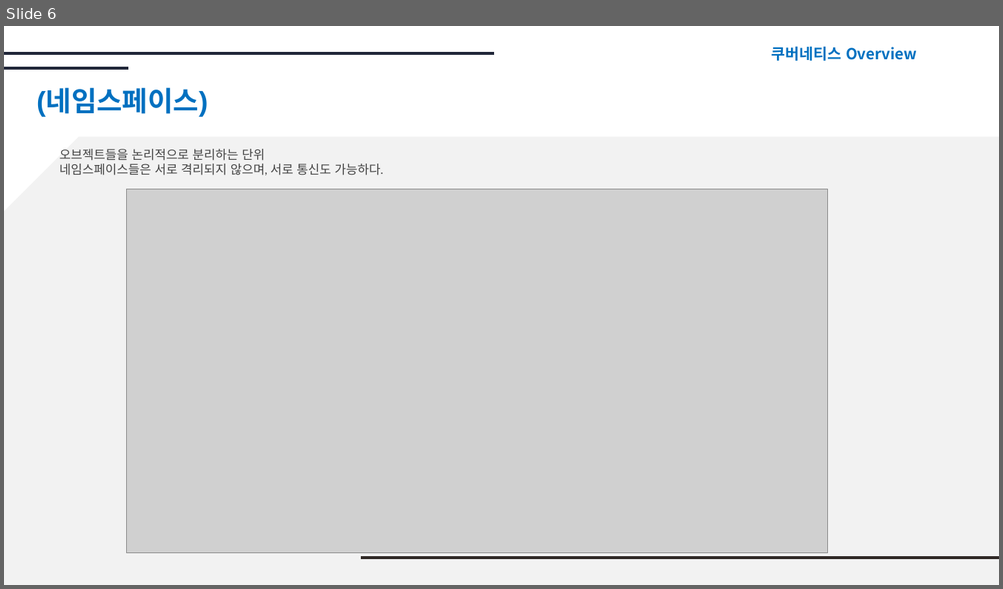
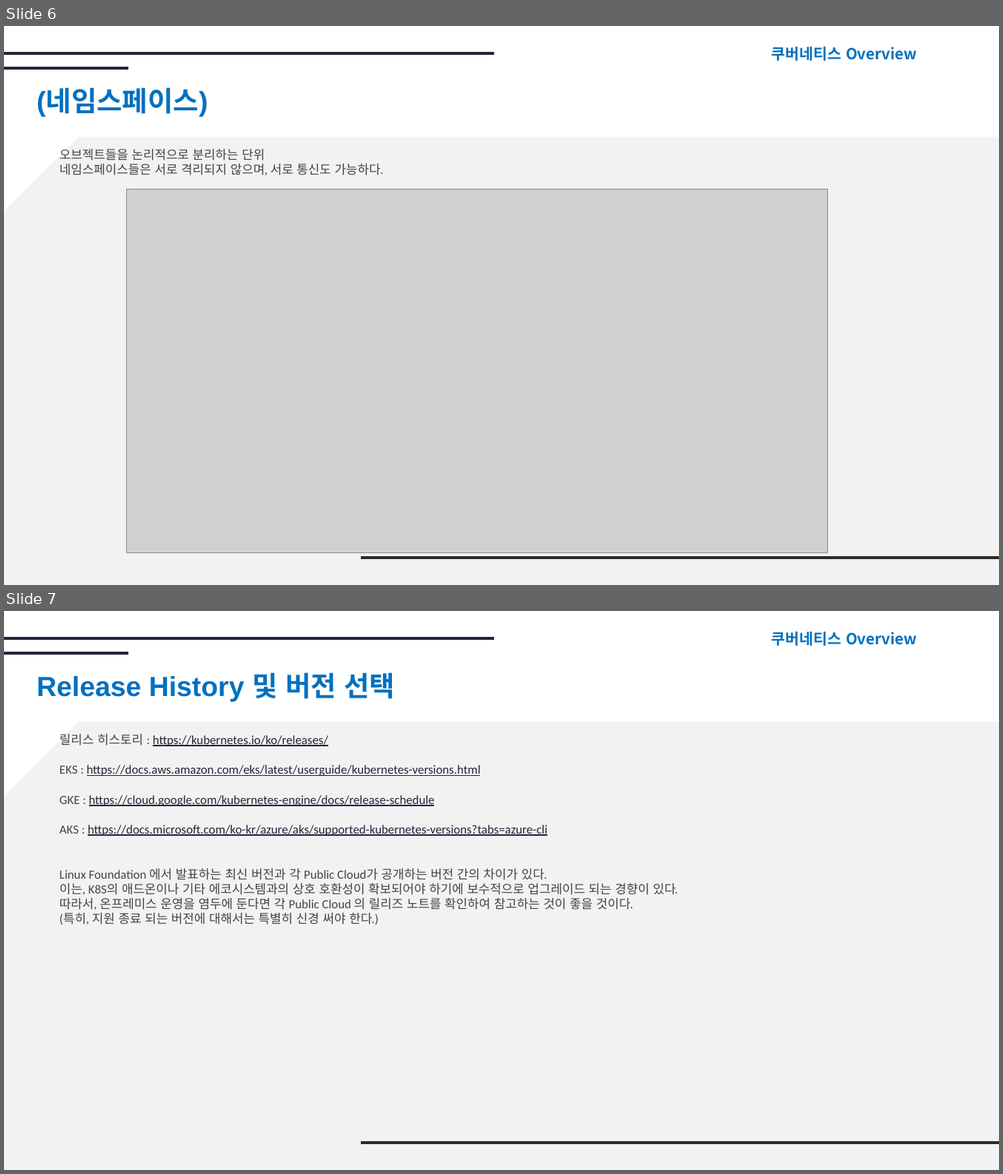
Before and after one commit to SsackTeun/docker-k8s-hands-on, a slide deck: docs/day2-lab1-kubernetes-overview.pptx. Shown one above the other, each under a label of ours: slide 6 before the commit, slides 6 and 7 after it. The pictures are 1003x589 and 1003x1174 pixels, drawn with LibreOffice and Linux fonts; fonts in the diff are those of the drawing; grey boxes stand for pictures. Boxes give left, top, right and bottom in pixels: in the first picture for what was removed or moved away, otherwise in the second. Text is boxed around its words. In the diff, an @@ line names an element or a change of style, - is before the commit and + after.

```diff
--- a/docs/day2-lab1-kubernetes-overview.pptx
+++ b/docs/day2-lab1-kubernetes-overview.pptx
@@ slide 7 added at box(4, 611, 999, 1170), background #FFFFFF; not listed: 4 template elements that a slide beside it also shows @@
@@ text added at box(771, 631, 916, 646), 11 pt, text #0070C0, bold @@
+쿠버네티스 Overview
@@ title added at box(37, 672, 395, 702), 20 pt, text #0070C0, bold @@
+  Release History 및 버전 선택
@@ text added at box(60, 734, 678, 925), 9 pt, text #212739, underline @@
+릴리스 히스토리 : https://kubernetes.io/ko/releases/
+EKS : https://docs.aws.amazon.com/eks/latest/userguide/kubernetes-versions.html
+GKE : https://cloud.google.com/kubernetes-engine/docs/release-schedule
+AKS : https://docs.microsoft.com/ko-kr/azure/aks/supported-kubernetes-versions?tabs=azure-cli
+Linux Foundation 에서 발표하는 최신 버전과 각 Public Cloud가 공개하는 버전 간의 차이가 있다.
+이는, K8S의 애드온이나 기타 에코시스템과의 상호 호환성이 확보되어야 하기에 보수적으로 업그레이드 되는 경향이 있다.
+따라서, 온프레미스 운영을 염두에 둔다면 각 Public Cloud 의 릴리즈 노트를 확인하여 참고하는 것이 좋을 것이다.
+(특히, 지원 종료 되는 버전에 대해서는 특별히 신경 써야 한다.)
```
Also in this commit, not shown: 5 other files.
